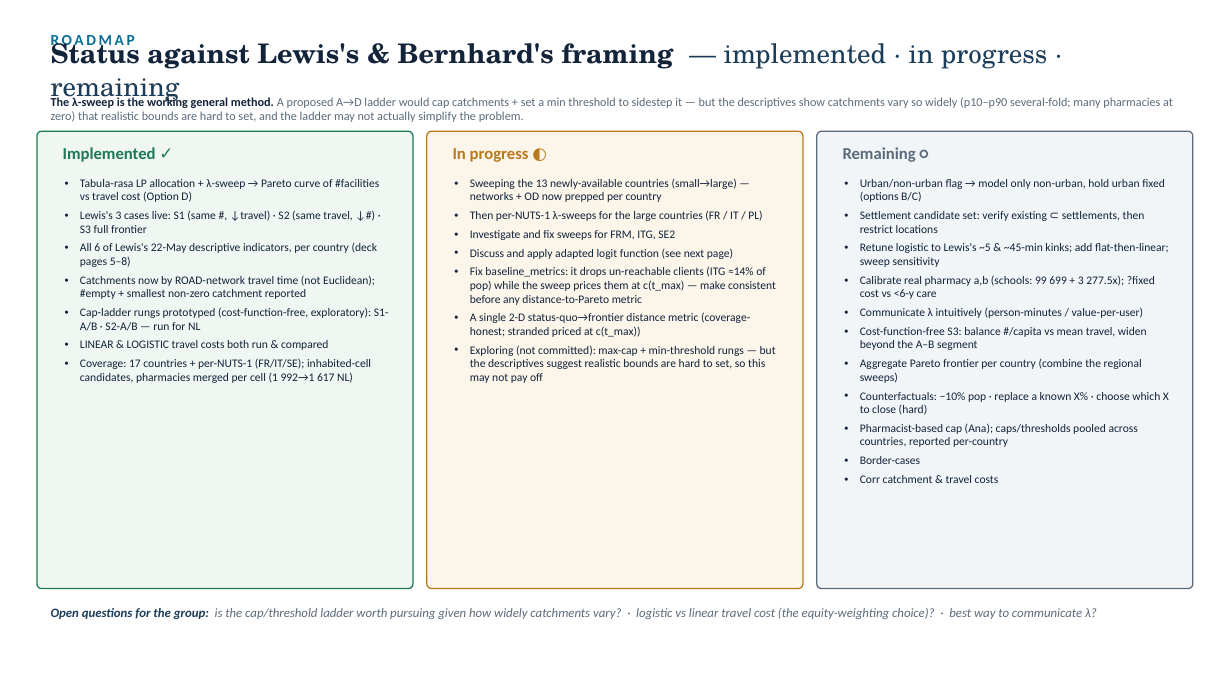
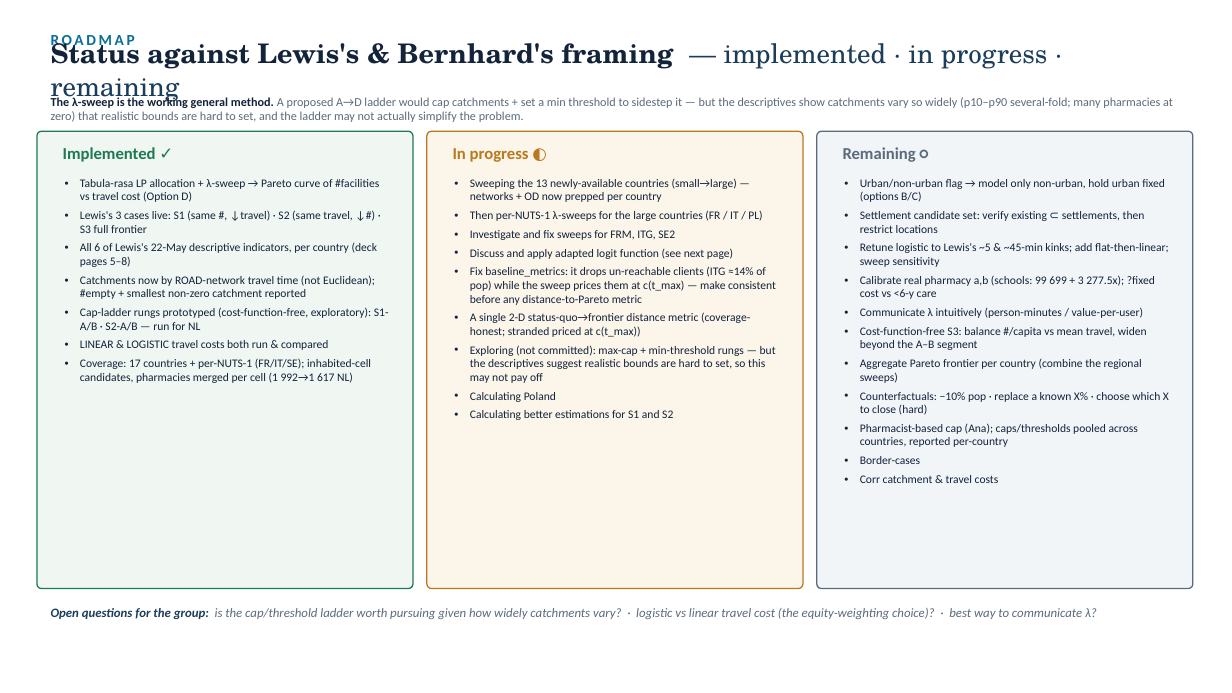
Before and after one commit to ObjectVision/NetworkModel_EU, a slide deck: slide 47 of doc/lambda_sweep5.pptx (slide 43 before the commit). Drawn at 1232x693 pixels with LibreOffice and Linux fonts; fonts in the diff are those of the drawing. Boxes give left, top, right and bottom in pixels: in the first picture for what was removed or moved away, otherwise in the second. Text is boxed around its words. In the diff, an @@ line names an element or a change of style, - is before the commit and + after.

```diff
--- a/doc/lambda_sweep5.pptx
+++ b/doc/lambda_sweep5.pptx
@@ text at <box>470,392,673,420</box>: paragraphs added @@
+• Calculating Poland
+• Calculating better estimations for S1 and S2
```
Also in this commit, not shown: 1 other slide changed, 4 slides added, 2 other files.
